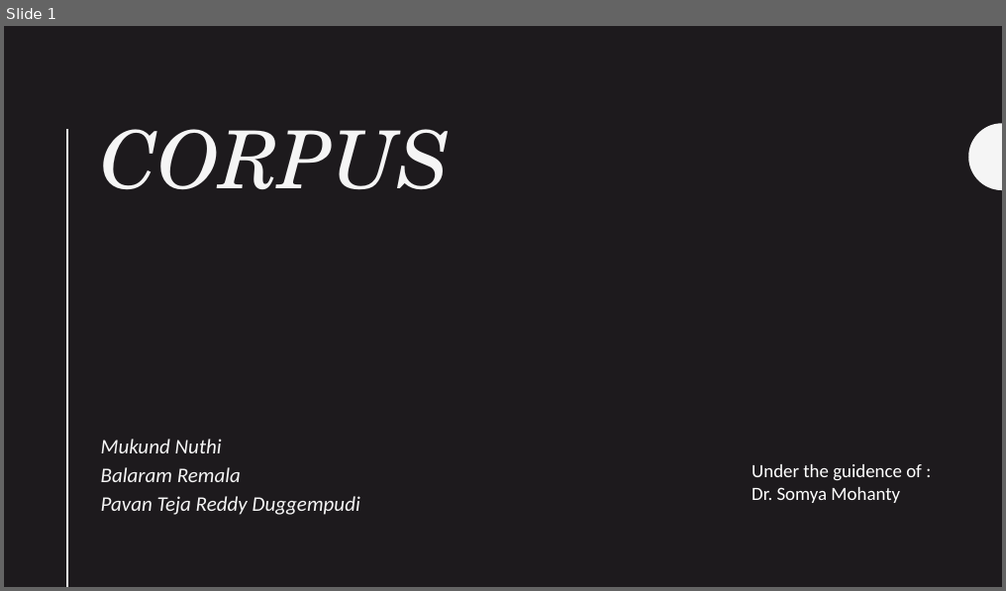
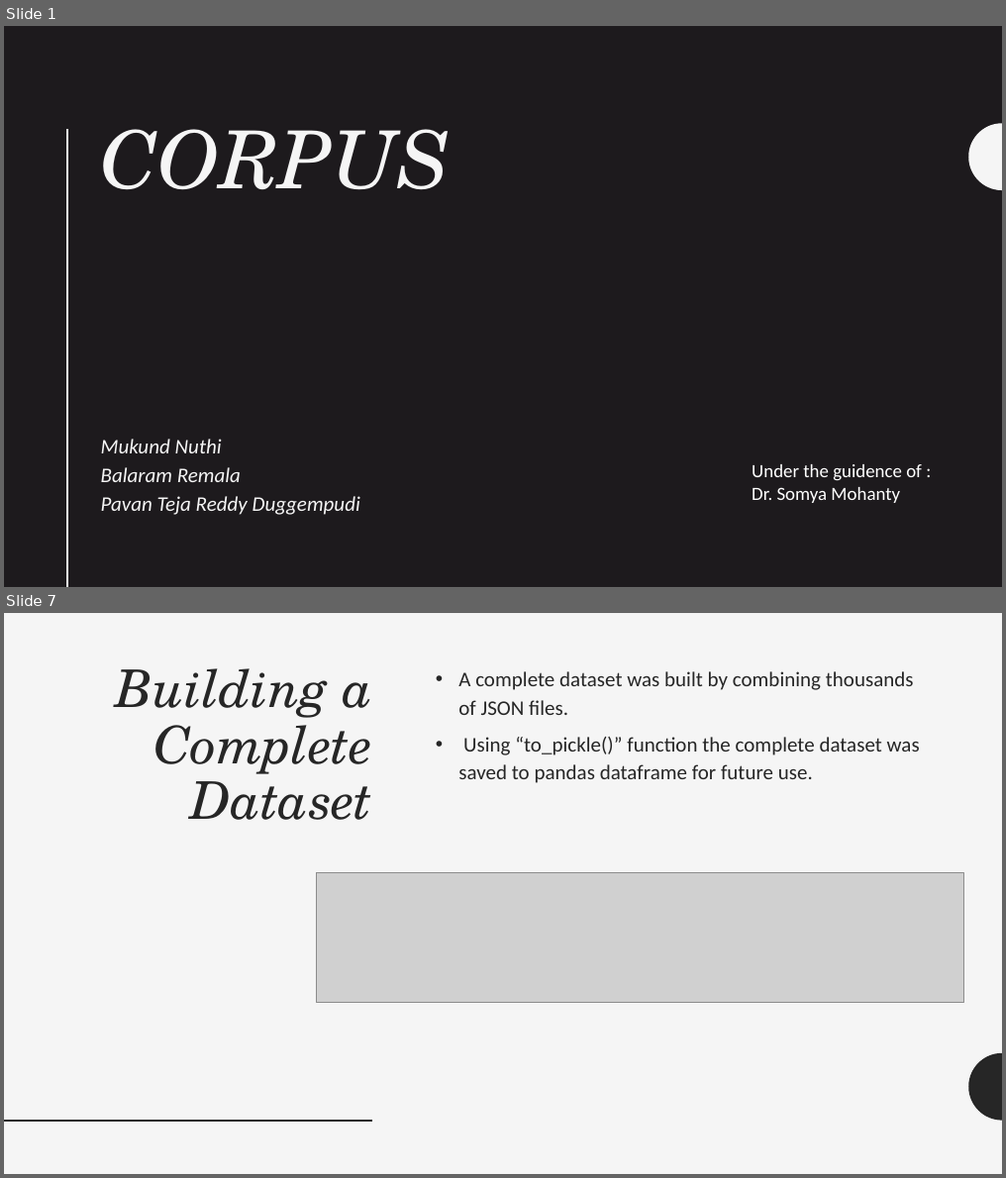
Before and after one commit to UNCG-CSE/CORPUS, a slide deck: presentations/DS ppt.pptx. Shown one above the other, each under a label of ours: slide 1 before the commit, slides 1 and 7 after it; the slides between them are not shown. The pictures are 1006x591 and 1006x1178 pixels, drawn with LibreOffice and Linux fonts; fonts in the diff are those of the drawing; grey boxes stand for pictures. Boxes give left, top, right and bottom in pixels: in the first picture for what was removed or moved away, otherwise in the second. Text is boxed around its words. In the diff, an @@ line names an element or a change of style, - is before the commit and + after.

```diff
--- a/presentations/DS ppt.pptx
+++ b/presentations/DS ppt.pptx
@@ slide 7 added at (x1=4, y1=613, x2=1002, y2=1174), background #F5F5F5 @@
@@ title added at (x1=116, y1=668, x2=373, y2=820), 50 pt, text #262626, italic @@
+Building a Complete Dataset
@@ text added at (x1=458, y1=671, x2=920, y2=783), 20 pt, text #262626 @@
+• A complete dataset was built by combining thousands of JSON files.
+• Using “to_pickle()” function the complete dataset was saved to pandas dataframe for future use.
@@ picture added at (x1=316, y1=872, x2=963, y2=1002) @@
@@ freeform shape added at (x1=969, y1=1054, x2=1002, y2=1121), fill #262626 @@
@@ line added from (4, 1121) to (372, 1121), #262626 2 pt @@
```
Also in this commit, not shown: 2 slides changed, 12 other slides added, 1 slide removed.
